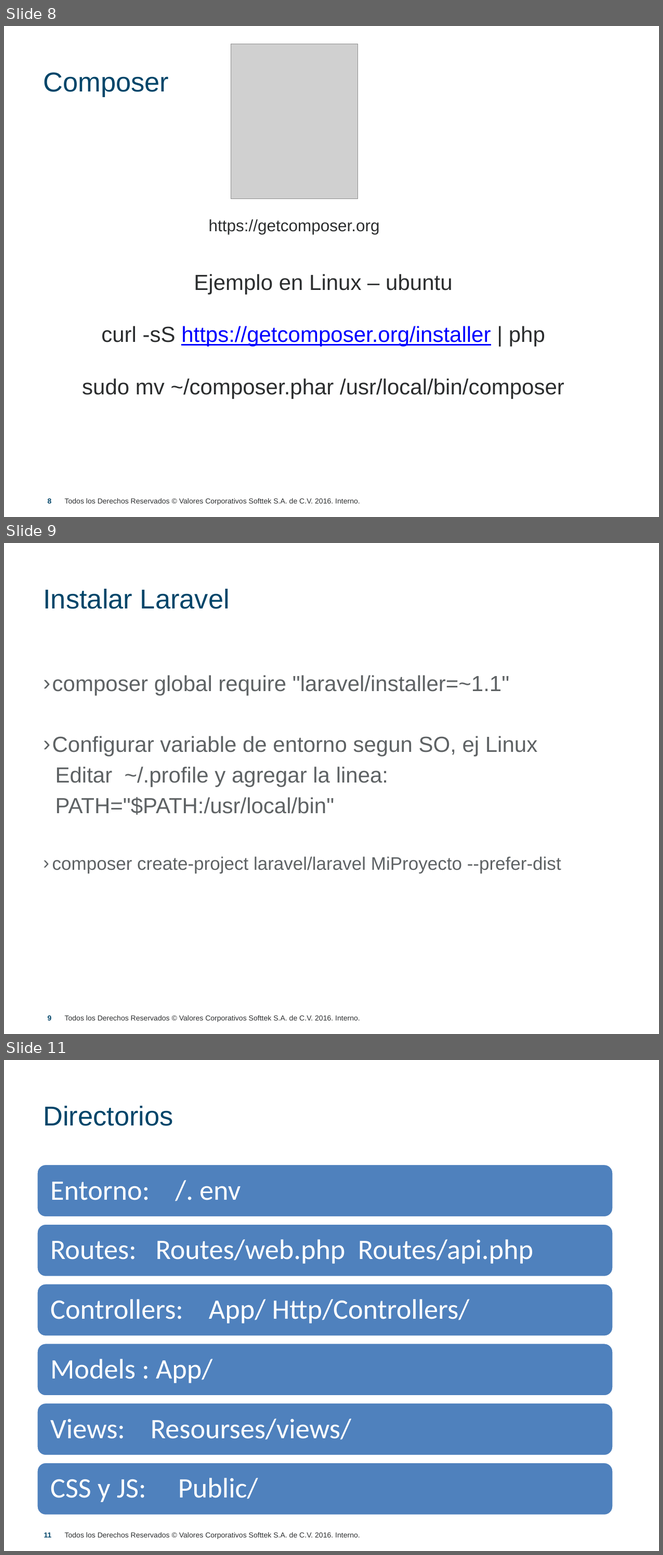
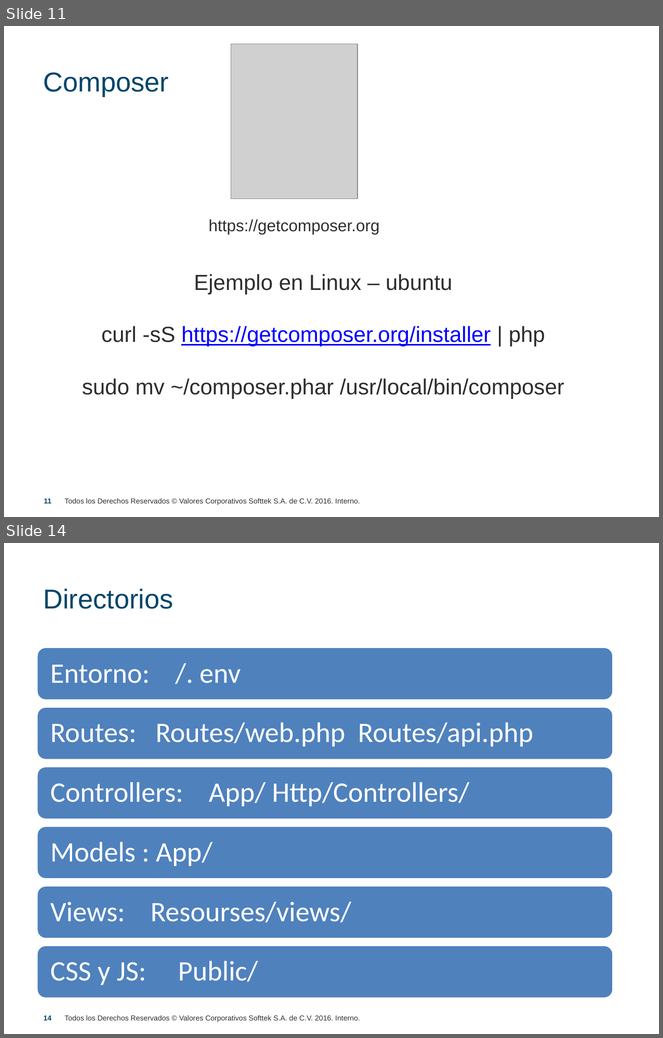
Before and after one commit to precagno/clase_slim, a slide deck: ppt_capacitacion_slim.pptx. Shown one above the other, each under a label of ours: slides 8, 9 and 11 before the commit, slides 11 and 14 after it; the slides between them are not shown. The pictures are 663x1555 and 663x1038 pixels, drawn with LibreOffice and Linux fonts; fonts in the diff are those of the drawing; grey boxes stand for pictures; background and template pictures are left out. Boxes give left, top, right and bottom in pixels: in the first picture for what was removed or moved away, otherwise in the second. Text is boxed around its words. In the diff, an @@ line names an element or a change of style, - is before the commit and + after.

```diff
--- a/ppt_capacitacion_slim.pptx
+++ b/ppt_capacitacion_slim.pptx
@@ slide 9 removed at [4,543,659,1034], background #FFFFFF; not listed: 1 template element that a slide beside it also shows @@
@@ text removed at [43,589,230,609] @@
-Instalar Laravel
@@ text removed at [52,675,561,874] @@
-› composer global require "laravel/installer=~1.1"
-› Configurar variable de entorno segun SO, ej Linux
-Editar ~/.profile y agregar la linea:
-PATH="$PATH:/usr/local/bin"
-› composer create-project laravel/laravel MiProyecto --prefer-dist
@@ page number removed at [48,1016,52,1021] @@
-9
@@ what was slide 8 is now slide 11 @@
@@ page number at [44,499,52,504]: text changed @@
-8
+11
@@ what was slide 11 is now slide 14 @@
@@ page number at [44,1016,52,1021]: text changed @@
-11
+14
```
Also in this commit, not shown: 8 slides changed, 7 slides added, 3 other slides removed, 1 other file.
